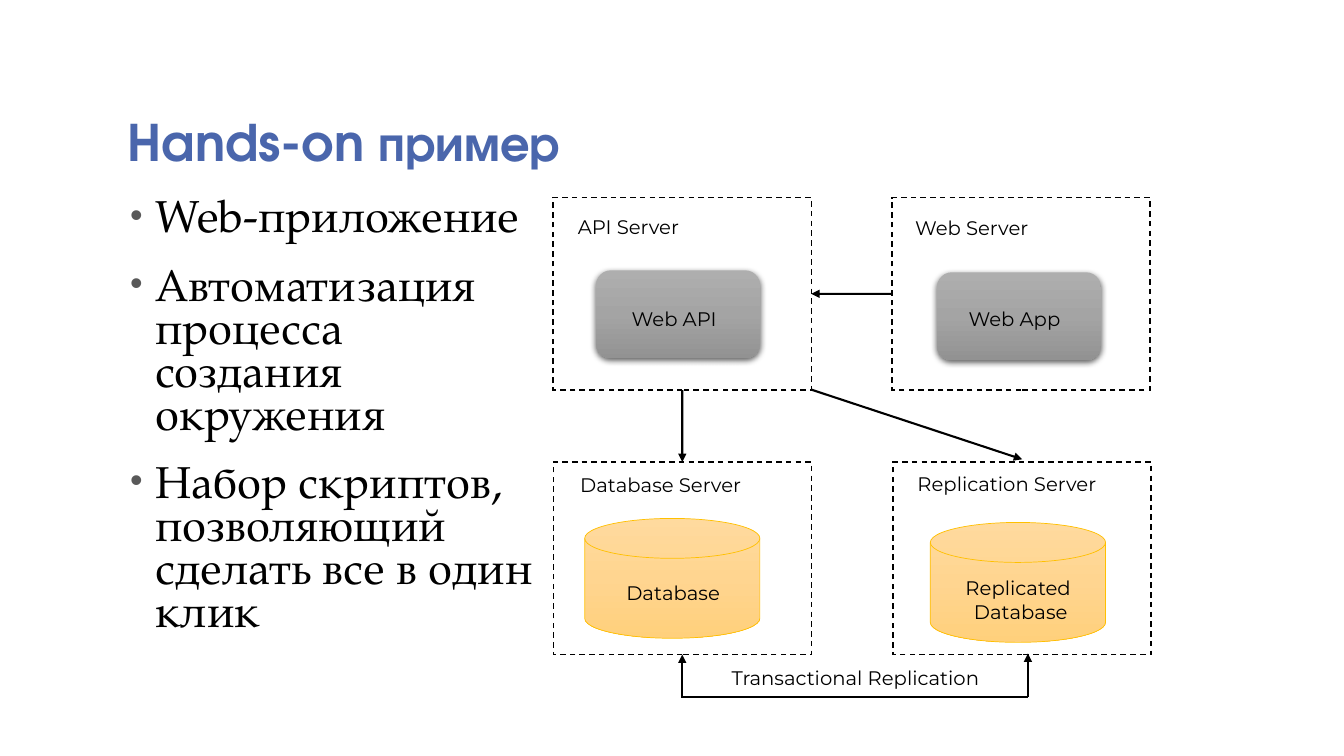
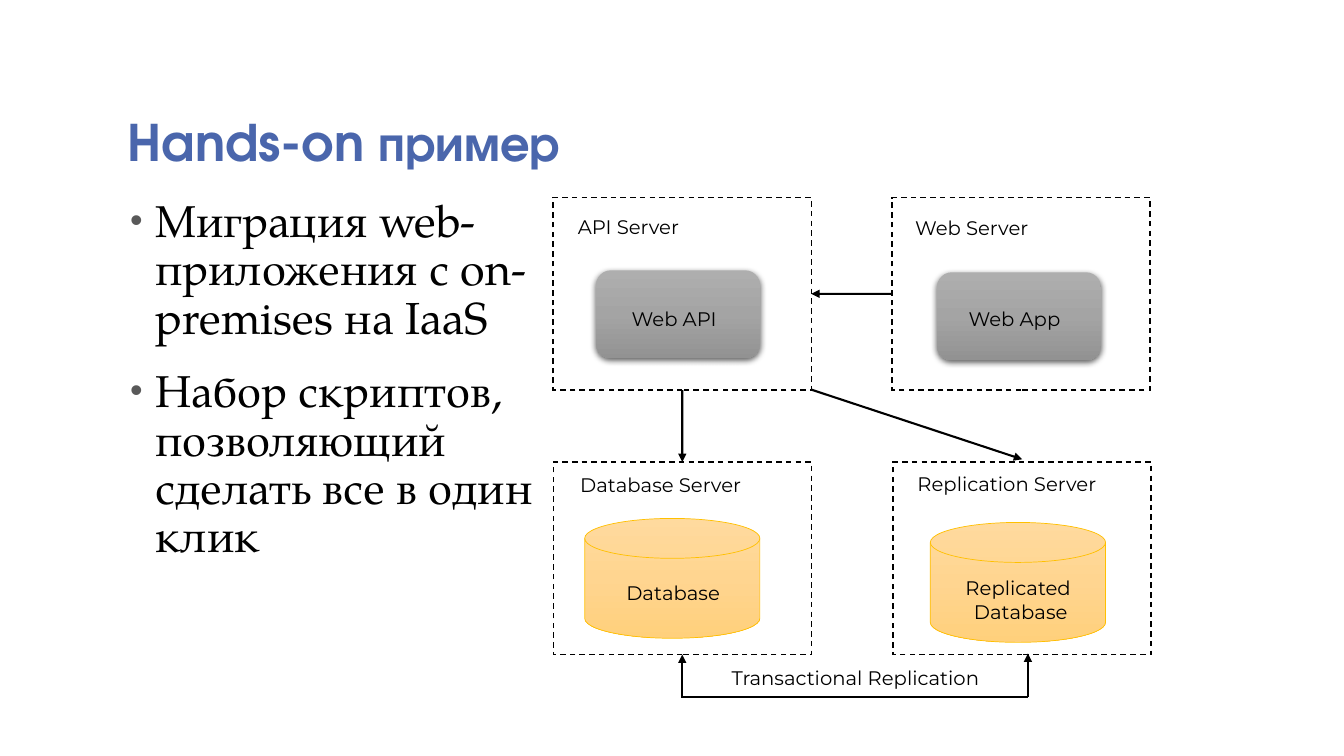
Before and after one commit to ilagin/AzureProvisioning, a slide deck: slide 3 of Provisioning in Microsoft Azure.pptx. Drawn at 1344x756 pixels with LibreOffice and Linux fonts; fonts in the diff are those of the drawing; background and template pictures are left out. Boxes give left, top, right and bottom in pixels: in the first picture for what was removed or moved away, otherwise in the second. Text is boxed around its words. In the diff, an @@ line names an element or a change of style, - is before the commit and + after.

Commit message:
Presentation file updated

```diff
--- a/Provisioning in Microsoft Azure.pptx
+++ b/Provisioning in Microsoft Azure.pptx
@@ text at [155, 204, 526, 347]: text changed @@
-• Web-приложение
-• Автоматизация процесса создания окружения
+• Миграция web-приложения с on-premises на IaaS
@@ text at [155, 376, 532, 553]: line spacing 0.8 to 0.9 @@
```
Also in this commit, not shown: 1 other slide changed.
